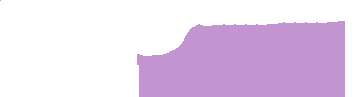
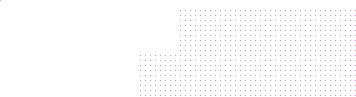
Revision of a layered 356×97 image; what changed, layer by layer:
added layer "FundoDePedra copy 8" (5th of 11) above "FundoDePedra copy 8" over (350, 10, 356, 51)
added layer "FundoDePedra copy 8" (6th of 11) above "FundoDePedra copy 8" over (340, 10, 346, 51)
added layer "FundoDePedra copy 8" (7th of 11) above "FundoDePedra copy 8" over (330, 10, 336, 51)
added layer "FundoDePedra copy 8" (8th of 11) above "FundoDePedra copy 8" over (320, 10, 326, 51)
added layer "FundoDePedra copy 8" (9th of 11) above "FundoDePedra copy 8" over (310, 10, 316, 51)
added layer "FundoDePedra copy 8" (10th of 11) above "FundoDePedra copy 8" over (300, 10, 306, 51)
added layer "FundoDePedra copy 8" (11th of 11) above "FundoDePedra copy 7" over (290, 10, 296, 51)
added layer "FundoDePedra copy 7" (1st of 11) above "FundoDePedra copy 7" over (280, 10, 286, 51)
added layer "FundoDePedra copy 7" (2nd of 11) above "FundoDePedra copy 7" over (270, 10, 276, 51)
added layer "FundoDePedra copy 7" (3rd of 11) above "FundoDePedra copy 7" over (260, 10, 266, 51)
added layer "FundoDePedra copy 7" (4th of 11) above "FundoDePedra copy 7" over (250, 10, 256, 51)
added layer "FundoDePedra copy 7" (5th of 11) above "FundoDePedra copy 7" over (240, 10, 246, 51)
added layer "FundoDePedra copy 7" (6th of 11) above "FundoDePedra copy 7" over (230, 10, 236, 51)
added layer "FundoDePedra copy 7" (7th of 11) above "FundoDePedra copy 7" over (220, 10, 226, 51)
added layer "FundoDePedra copy 7" (8th of 11) above "FundoDePedra copy 7" over (210, 10, 216, 51)
added layer "FundoDePedra copy 7" (9th of 11) above "FundoDePedra copy 7" over (200, 10, 206, 51)
added layer "FundoDePedra copy 7" (10th of 11) above "FundoDePedra copy 7" over (190, 10, 196, 51)
added layer "FundoDePedra copy 7" (11th of 11) above "FundoDePedra copy 6" over (180, 10, 186, 51)
painted on "FundoDePedra" over (137, 21, 345, 97)
…and 21 more changes (21 added)
